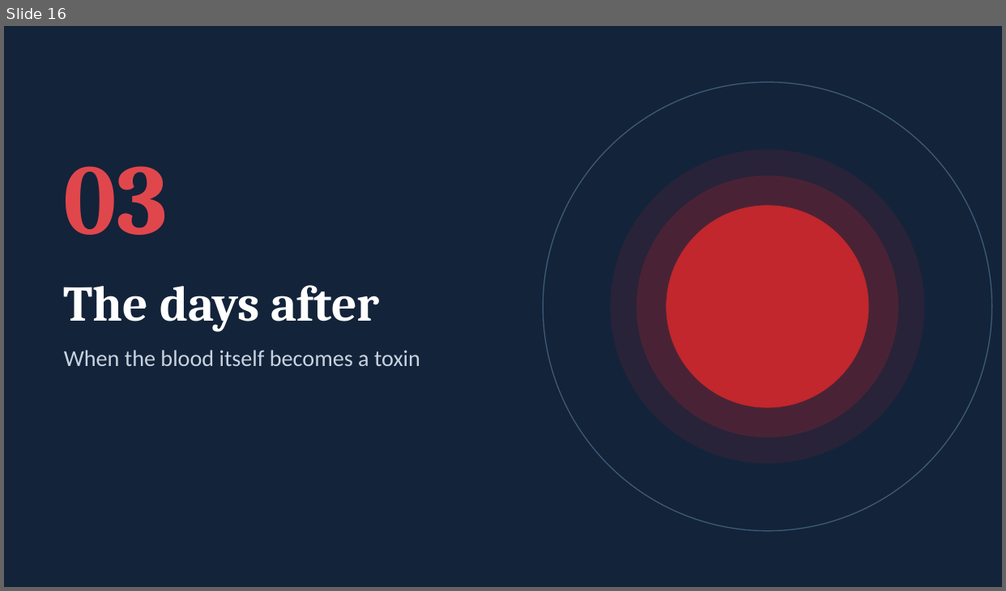
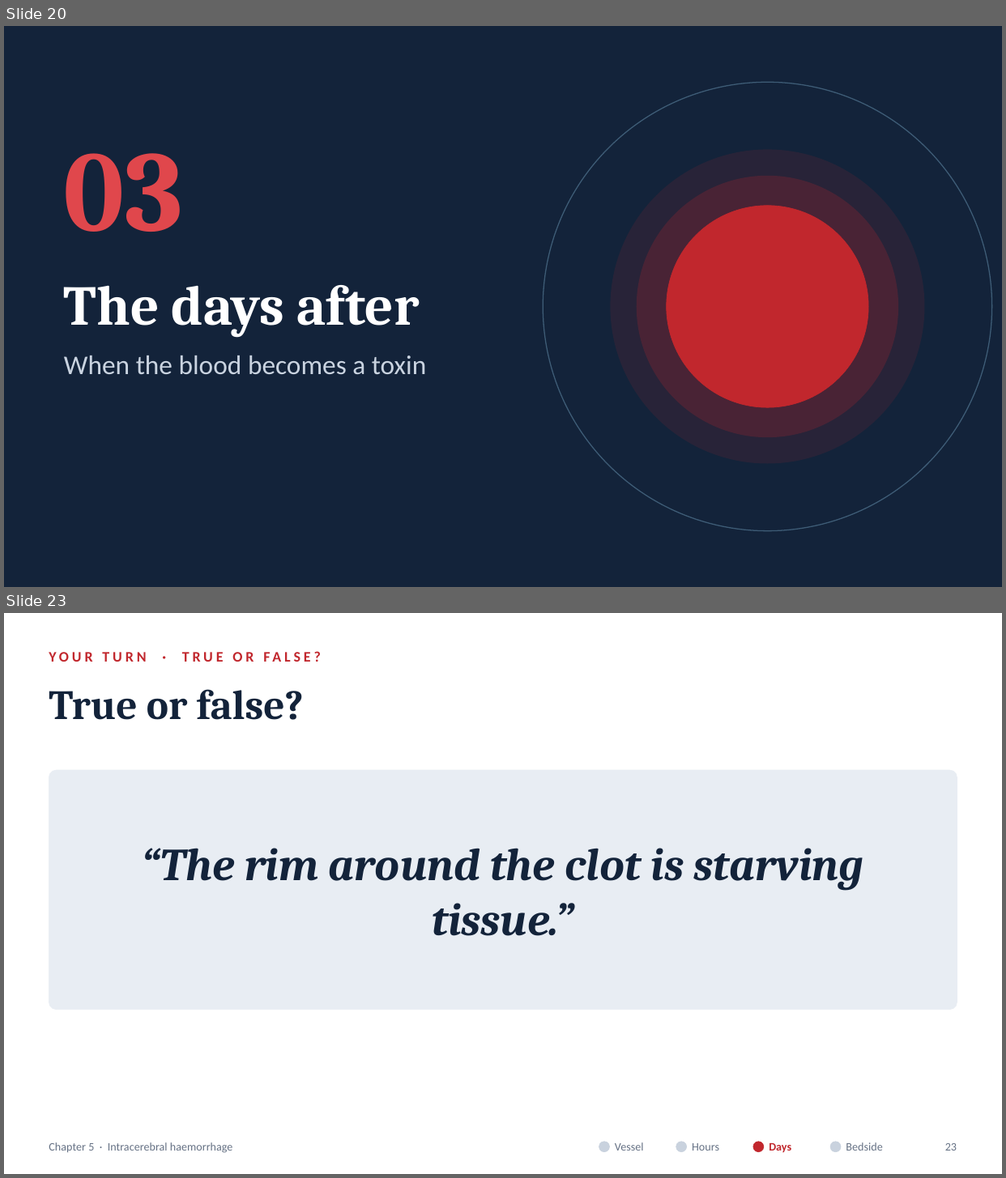
Before and after one commit to fredtom1/fred-Tom-, a slide deck: Chapter5_ICH_Pathophysiology.pptx. Shown one above the other, each under a label of ours: slide 16 before the commit, slides 20 and 23 after it; the slides between them are not shown. The pictures are 1006x591 and 1006x1178 pixels, drawn with LibreOffice and Linux fonts; fonts in the diff are those of the drawing. Boxes give left, top, right and bottom in pixels: in the first picture for what was removed or moved away, otherwise in the second. Text is boxed around its words. In the diff, an @@ line names an element or a change of style, - is before the commit and + after.

```diff
--- a/Chapter5_ICH_Pathophysiology.pptx
+++ b/Chapter5_ICH_Pathophysiology.pptx
@@ slide 23 added at <box>4,613,1002,1174</box>, background #FFFFFF @@
@@ text added at <box>49,652,146,662</box>, 14 pt, text #C1272D, bold @@
+YOUR TURN · TRUE OR FALSE?
@@ text added at <box>49,689,304,720</box>, 40 pt, text #13233A, bold @@
+True or false?
@@ rounded rectangle added at <box>49,770,957,1010</box>, fill #E8EDF3, outline #E8EDF3 0.5 pt @@
@@ text added at <box>142,848,864,936</box>, 44 pt, text #13233A, bold, italic @@
+“The rim around the clot is starving tissue.”
@@ text added at <box>49,1143,233,1153</box>, 11 pt, text #667285 @@
+Chapter 5 · Intracerebral haemorrhage
@@ ellipse added at <box>599,1142,610,1152</box>, fill #C9D2DE, outline #C9D2DE 0.5 pt @@
@@ text added at <box>615,1143,644,1151</box>, 11 pt, text #667285 @@
+Vessel
@@ ellipse added at <box>676,1142,687,1152</box>, fill #C9D2DE, outline #C9D2DE 0.5 pt @@
@@ text added at <box>692,1144,719,1151</box>, 11 pt, text #667285 @@
+Hours
@@ ellipse added at <box>753,1142,764,1152</box>, fill #C1272D, outline #C1272D 0.5 pt @@
@@ text added at <box>769,1144,791,1153</box>, 11 pt, text #C1272D, bold @@
+Days
@@ ellipse added at <box>830,1142,841,1152</box>, fill #C9D2DE, outline #C9D2DE 0.5 pt @@
@@ text added at <box>846,1143,882,1151</box>, 11 pt, text #667285 @@
+Bedside
@@ text added at <box>945,1144,957,1151</box>, 11 pt, text #667285 @@
+23
@@ what was slide 16 is now slide 20 @@
@@ slide 20 changed as well @@
@@ text "03": place and size @@
-text "03" at <box>64,166,168,235</box>
+text "03" at <box>64,153,183,232</box>
@@ text "03" at <box>64,153,183,232</box>: size 96 to 110 pt @@
@@ text "The days after" at <box>64,285,420,337</box>: size 48 to 54 pt @@
@@ text at <box>64,356,426,374</box>: text changed; size 22 to 26 pt @@
-When the blood itself becomes a toxin
+When the blood becomes a toxin
```
Also in this commit, not shown: 13 other slides changed, 16 other slides added, 11 slides removed, 12 other files.
